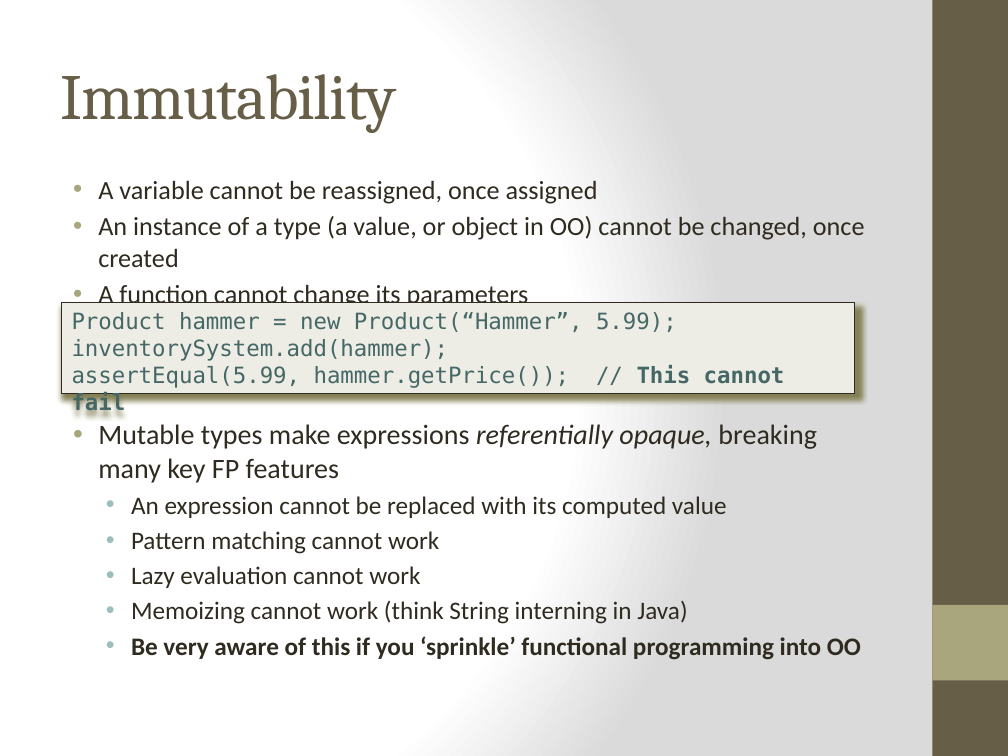
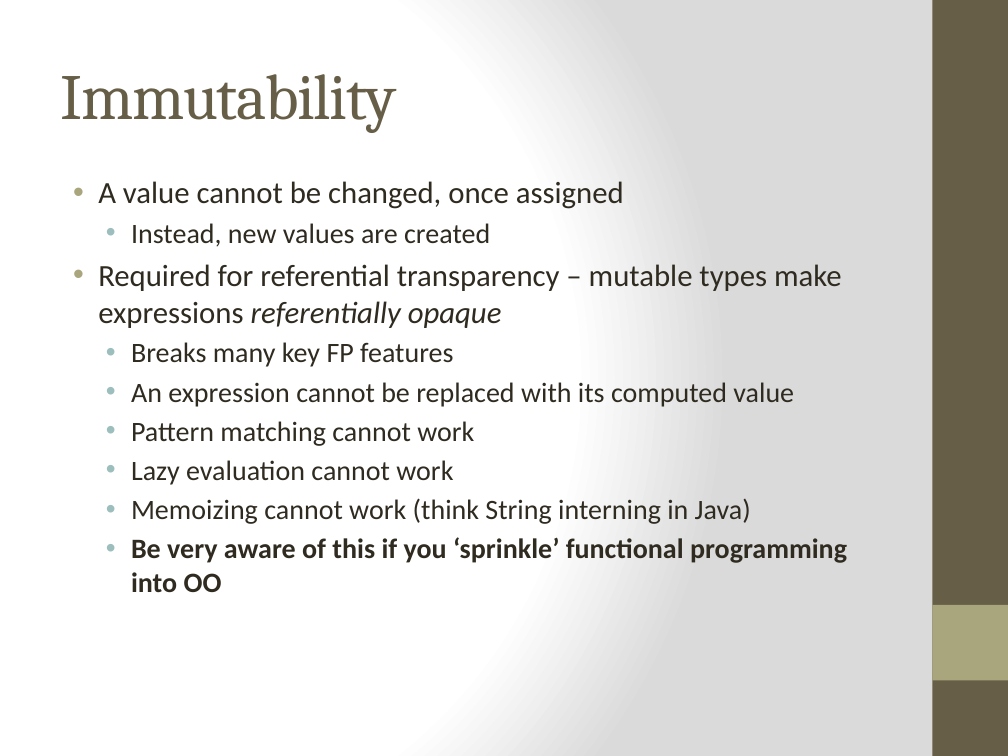
Before and after one commit to bjhartin/FoundationsOfFunctionalProgramming, a slide deck: slide 14 of FoundationsOfFunctionalProgramming.pptx. Drawn at 1008x756 pixels with LibreOffice and Linux fonts; fonts in the diff are those of the drawing. Boxes give left, top, right and bottom in pixels: in the first picture for what was removed or moved away, otherwise in the second. Text is boxed around its words. In the diff, an @@ line names an element or a change of style, - is before the commit and + after.

```diff
--- a/FoundationsOfFunctionalProgramming.pptx
+++ b/FoundationsOfFunctionalProgramming.pptx
@@ text at (x1=98, y1=181, x2=847, y2=593): text changed; size 18.7 to 20 pt @@
-• A variable cannot be reassigned, once assigned
-• An instance of a type (a value, or object in OO) cannot be changed, once created
-• A function cannot change its parameters
+• A value cannot be changed, once assigned
+  • Instead, new values are created
+• Required for referential transparency – mutable types make expressions referentially opaque
+  • Breaks many key FP features
+  • An expression cannot be replaced with its computed value
+  • Pattern matching cannot work
+  • Lazy evaluation cannot work
+  • Memoizing cannot work (think String interning in Java)
+  • Be very aware of this if you ‘sprinkle’ functional programming into OO
@@ rectangle removed at (x1=61, y1=302, x2=855, y2=394) @@
-Product hammer = new Product(“Hammer”, 5.99);
-inventorySystem.add(hammer);
-assertEqual(5.99, hammer.getPrice()); // This cannot fail
@@ text removed at (x1=98, y1=424, x2=861, y2=660) @@
-• Mutable types make expressions referentially opaque, breaking many key FP features
-  • An expression cannot be replaced with its computed value
-  • Pattern matching cannot work
-  • Lazy evaluation cannot work
-  • Memoizing cannot work (think String interning in Java)
-  • Be very aware of this if you ‘sprinkle’ functional programming into OO
```
Also in this commit, not shown: 9 other slides changed, 8 slides added, 1 other file.
